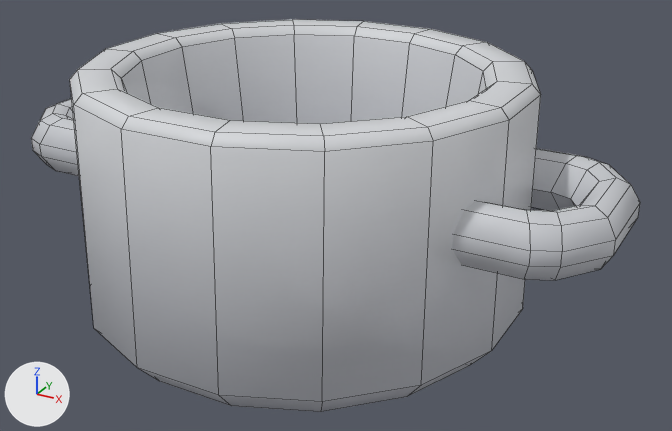
The FBX model Assets/Models/TinyTreats Kitchen/pot.fbx, before and after one commit.
Before and after are seen from a 50 mm camera at (0.706, -1.186, 0.757) aimed at (0.05, 0.008, 0.16). Every picture has the same lights, and +X, +Y and +Z are marked at lower left. Mesh edges are drawn as thin lines. Objects named as collision shapes, trigger or cutter boxes, shadow casters or lower levels of detail are left out. Where no turn or scale is listed for an object, it has been applied to the vertices.

Before the edit, the objects in view are built like this:
```python
mat_tiny_treats_1 = bpy.data.materials.new('tiny_treats_1')
mat_tiny_treats_1.use_nodes = True; mat_tiny_treats_1.node_tree.nodes.clear()
_N = mat_tiny_treats_1.node_tree.nodes; _L = mat_tiny_treats_1.node_tree.links
n0 = _N.new('ShaderNodeBsdfPrincipled'); n0.name = 'Principled BSDF'
n1 = _N.new('ShaderNodeOutputMaterial'); n1.name = 'Material Output'
n2 = _N.new('ShaderNodeTexImage'); n2.name = 'Image Texture'
n2.image = img_tiny_treats_texture_1_png
n3 = _N.new('ShaderNodeTexImage'); n3.name = 'Image Texture.001'
n3.image = img_tiny_treats_texture_1_png
_L.new(n2.outputs[0], n0.inputs[0])  # 'Color' to 'Base Color'
_L.new(n3.outputs[0], n0.inputs[4])  # 'Color' to 'Alpha'
_L.new(n0.outputs[0], n1.inputs[0])  # 'BSDF' to 'Surface'
me_pot = bpy.data.meshes.new('pot')
me_pot.from_pydata(...)  # 258 vertices, 254 faces; spans x -0.5..0.5, y -0.35..0.35, z 0.0..0.4
me_pot.materials.append(mat_tiny_treats_1)
ob_pot = bpy.data.objects.new('pot', me_pot)
ob_pot.location = (0.0, 0.0, 0.0)
```
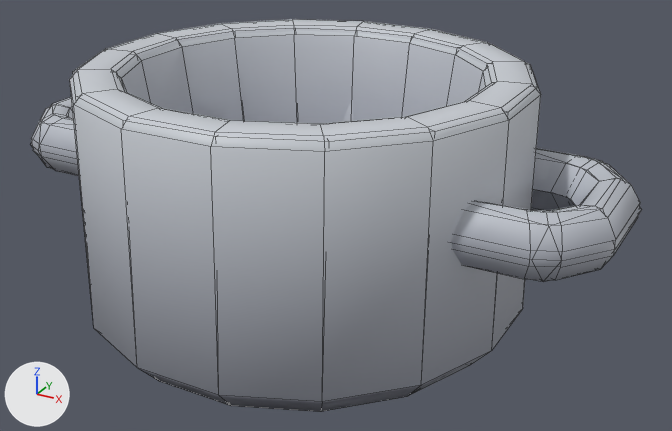
Scene script edits in JSON lines:
```json
{"op": "set", "path": "img_tiny_treats_texture_1_png", "old": "load_image('tiny_treats_texture_1.png', 'tiny_treats_texture_1.png', 1024, 1024, 'Non-Color')", "new": "load_image('tiny_treats_texture_1.png', 'tiny_treats_texture_1.png', 1024, 1024, 'sRGB')"}
{"op": "remove", "block": "mat_tiny_treats_1", "code": "n3 = _N.new('ShaderNodeTexImage'); n3.name = 'Image Texture.001'"}
{"op": "remove", "block": "mat_tiny_treats_1", "code": "n3.image = img_tiny_treats_texture_1_png"}
{"block": "mat_tiny_treats_1", "where": "n0 = _N.new('ShaderNodeBsdfPrincipled'); n0.name = 'Principled BSDF'"}
{"op": "remove", "block": "mat_tiny_treats_1", "code": "_L.new(n3.outputs[0], n0.inputs[4])  # 'Color' to 'Alpha'"}
{"block": "mat_tiny_treats_1", "where": "n2 = _N.new('ShaderNodeTexImage'); n2.name = 'Image Texture'"}
{"op": "add", "block": "mat_tiny_treats_1", "code": "_L.new(n2.outputs[1], n0.inputs[4])  # 'Alpha' to 'Alpha'"}
{"op": "add", "block": "me_pot_001", "code": ["me_pot_001 = bpy.data.meshes.new('pot.001')", "me_pot_001.from_pydata(...)  # 153 vertices, 172 faces; spans x -0.503..0.503, y -0.35..0.35, z 0.0..0.398", "me_pot_001.materials.append(mat_tiny_treats_1)  # picture img_tiny_treats_texture_1_png"]}
{"op": "add", "block": "ob_pot_lod1", "code": ["ob_pot_lod1 = bpy.data.objects.new('pot_LOD1', me_pot_001)", "ob_pot_lod1.location = (0.0, 0.0, 0.0)"]}
```

Where the change shows, as pixel boxes [x1, y1, x2, y2] in the pictures (672 x 431 px):
```json
{"object": "pot", "change": "surface changed", "before": [31, 19, 640, 412], "after": [31, 19, 640, 412]}
{"object": "pot_LOD1", "change": "added", "after": [31, 27, 641, 412]}
```
